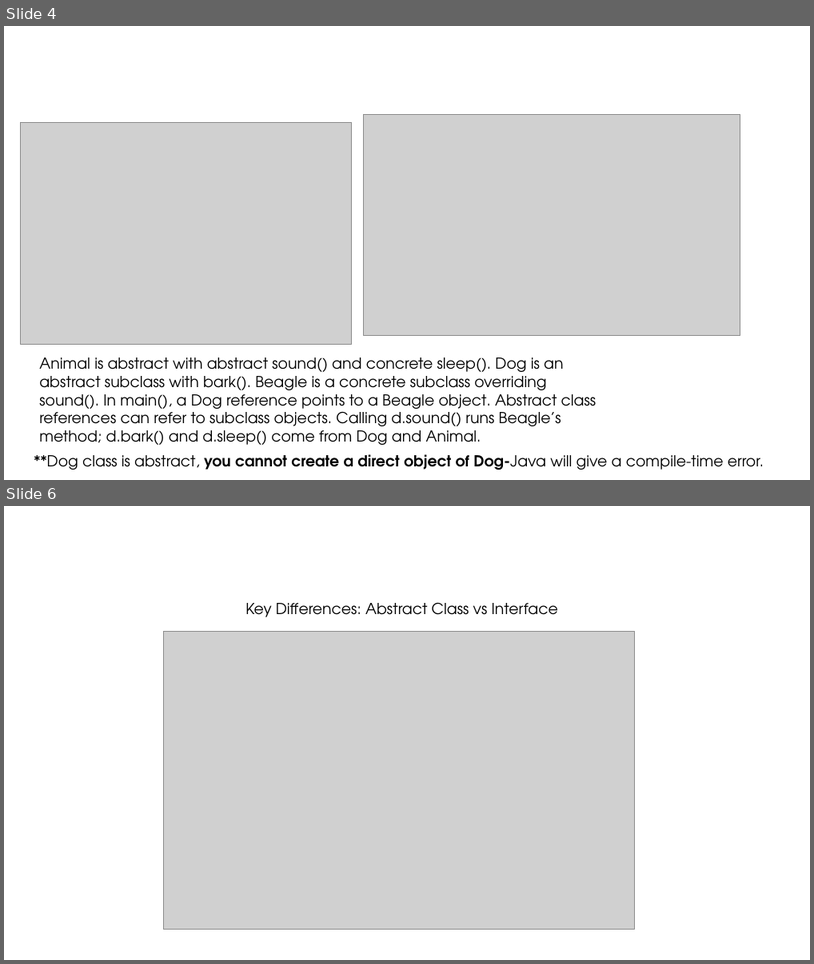
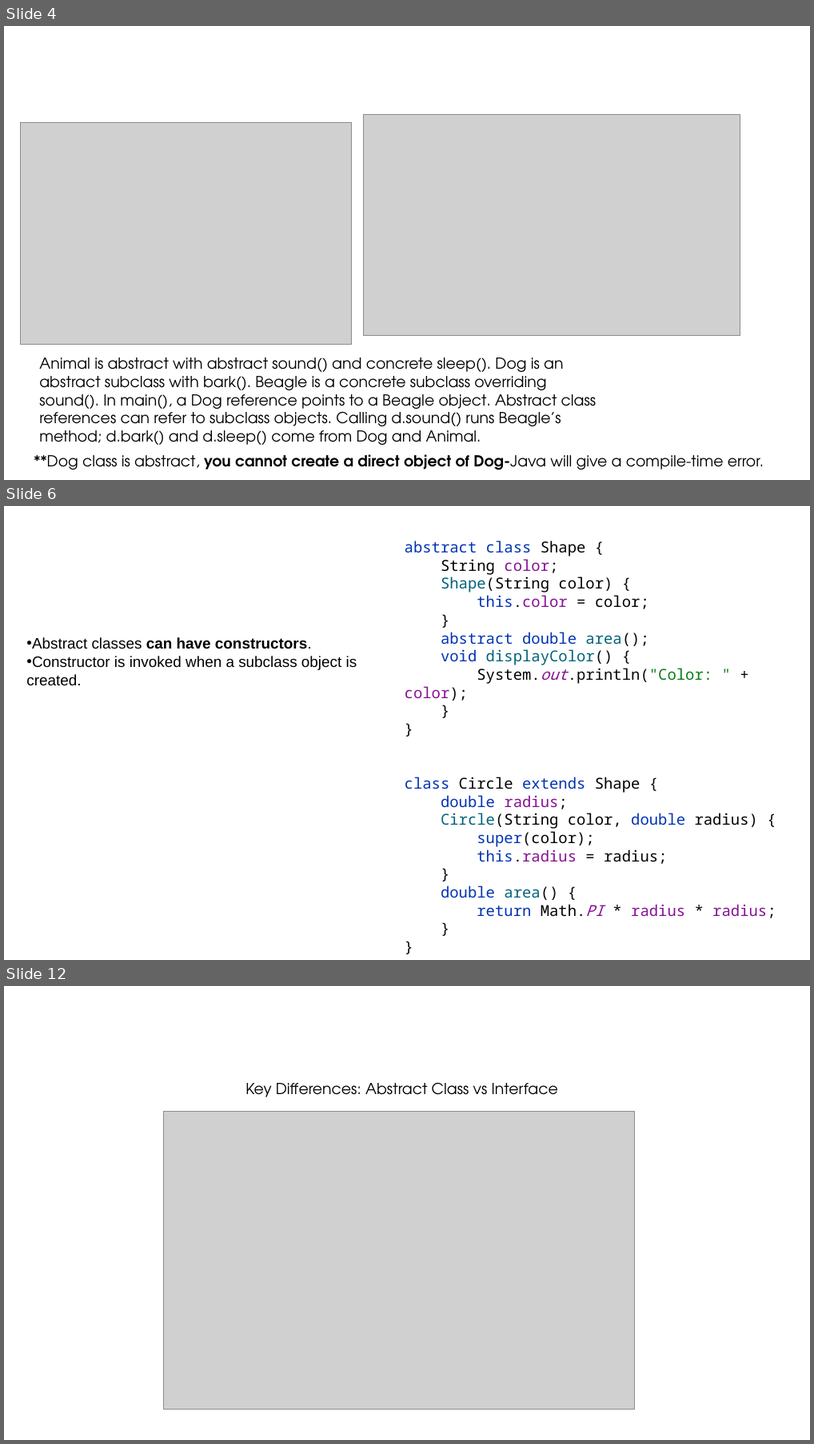
Before and after one commit to ashrafulparan2/Resources, a slide deck: CSE281/Lecture 10.pptx. Shown one above the other, each under a label of ours: slides 4 and 6 before the commit, slides 4, 6 and 12 after it; the slides between them are not shown. The pictures are 814x964 and 814x1444 pixels, drawn with LibreOffice and Linux fonts; fonts in the diff are those of the drawing; grey boxes stand for pictures; background and template pictures are left out. Boxes give left, top, right and bottom in pixels: in the first picture for what was removed or moved away, otherwise in the second. Text is boxed around its words. In the diff, an @@ line names an element or a change of style, - is before the commit and + after.

```diff
--- a/CSE281/Lecture 10.pptx
+++ b/CSE281/Lecture 10.pptx
@@ slide 6 added at bbox=[4, 506, 810, 960], background #FFFFFF @@
@@ text added at bbox=[405, 540, 776, 918], 18 pt, text #0033B3 @@
+abstract class Shape {
+String color;
+Shape(String color) {
+this.color = color;
+}
+abstract double area();
+void displayColor() {
+System.out.println("Color: " + color);
+}
+}
+class Circle extends Shape {
+double radius;
+Circle(String color, double radius) {
+super(color);
+this.radius = radius;
+}
+double area() {
+return Math.PI * radius * radius;
+}
+}
@@ text added at bbox=[26, 637, 358, 686], 18 pt, text #000000 @@
+• Abstract classes can have constructors.
+• Constructor is invoked when a subclass object is created.
@@ what was slide 6 is now slide 12 @@
```
Also in this commit, not shown: 1 slide changed, 5 other slides added, 12 other files.
